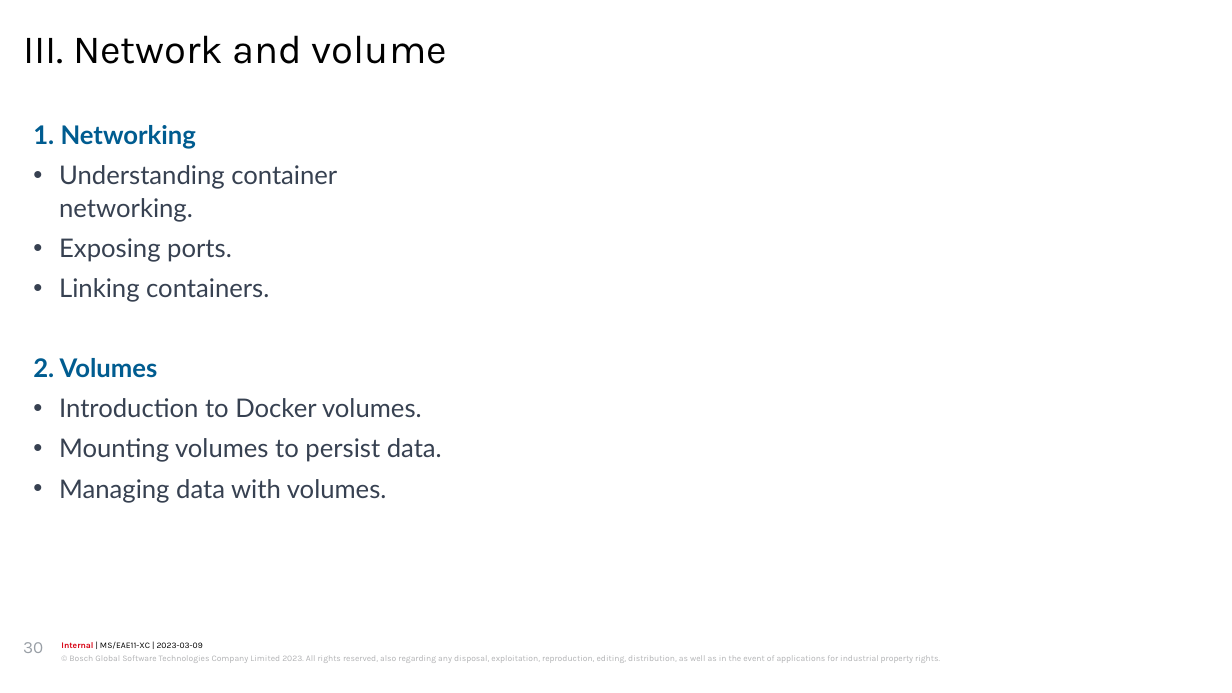
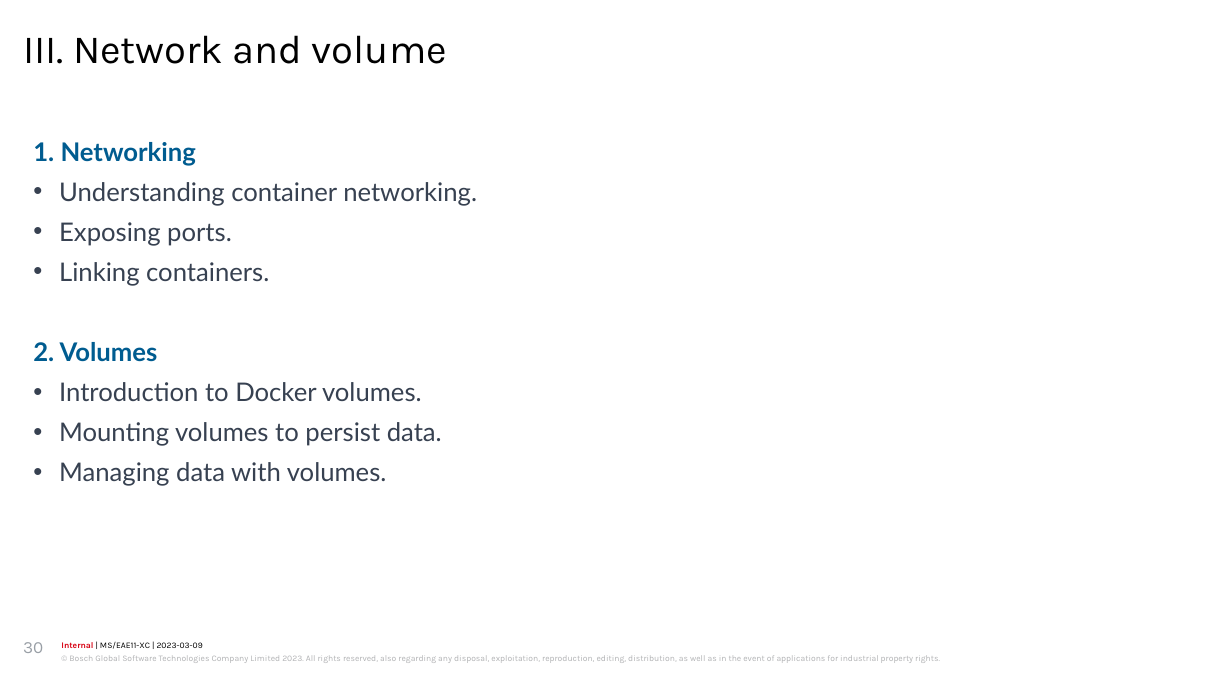
Before and after one commit to luckyfker/DockerDocs, a slide deck: slide 30 of EAE_Competence_Docker_practice.pptx. Drawn at 1232x693 pixels with LibreOffice and Linux fonts; fonts in the diff are those of the drawing; background and template pictures are left out. Boxes give left, top, right and bottom in pixels: in the first picture for what was removed or moved away, otherwise in the second. Text is boxed around its words. In the diff, an @@ line names an element or a change of style, - is before the commit and + after.

Commit message:
update networking

```diff
--- a/EAE_Competence_Docker_practice.pptx
+++ b/EAE_Competence_Docker_practice.pptx
@@ text "1. Networking" rewrapped from (33, 125, 442, 503) to (33, 142, 477, 486) @@
```
Also in this commit, not shown: 5 slides added.
